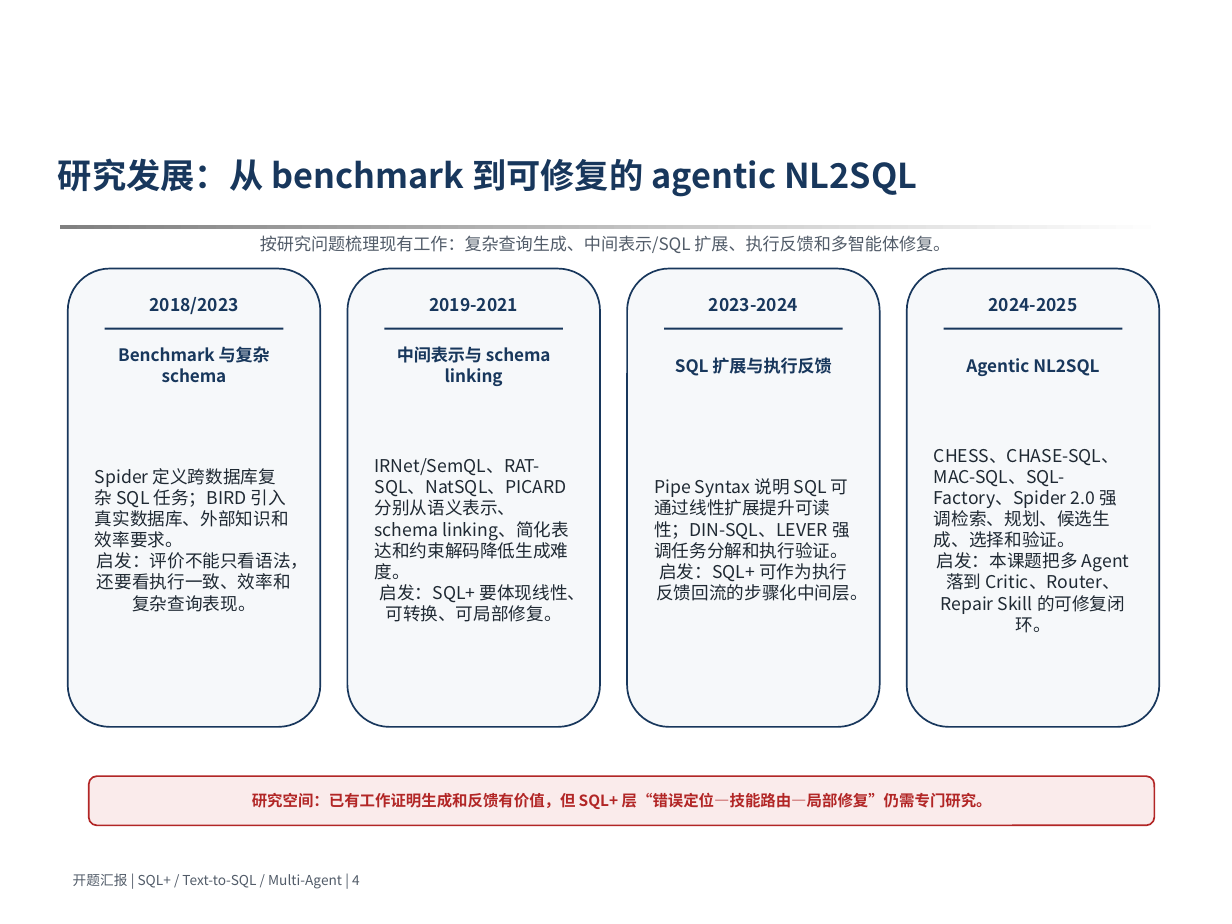
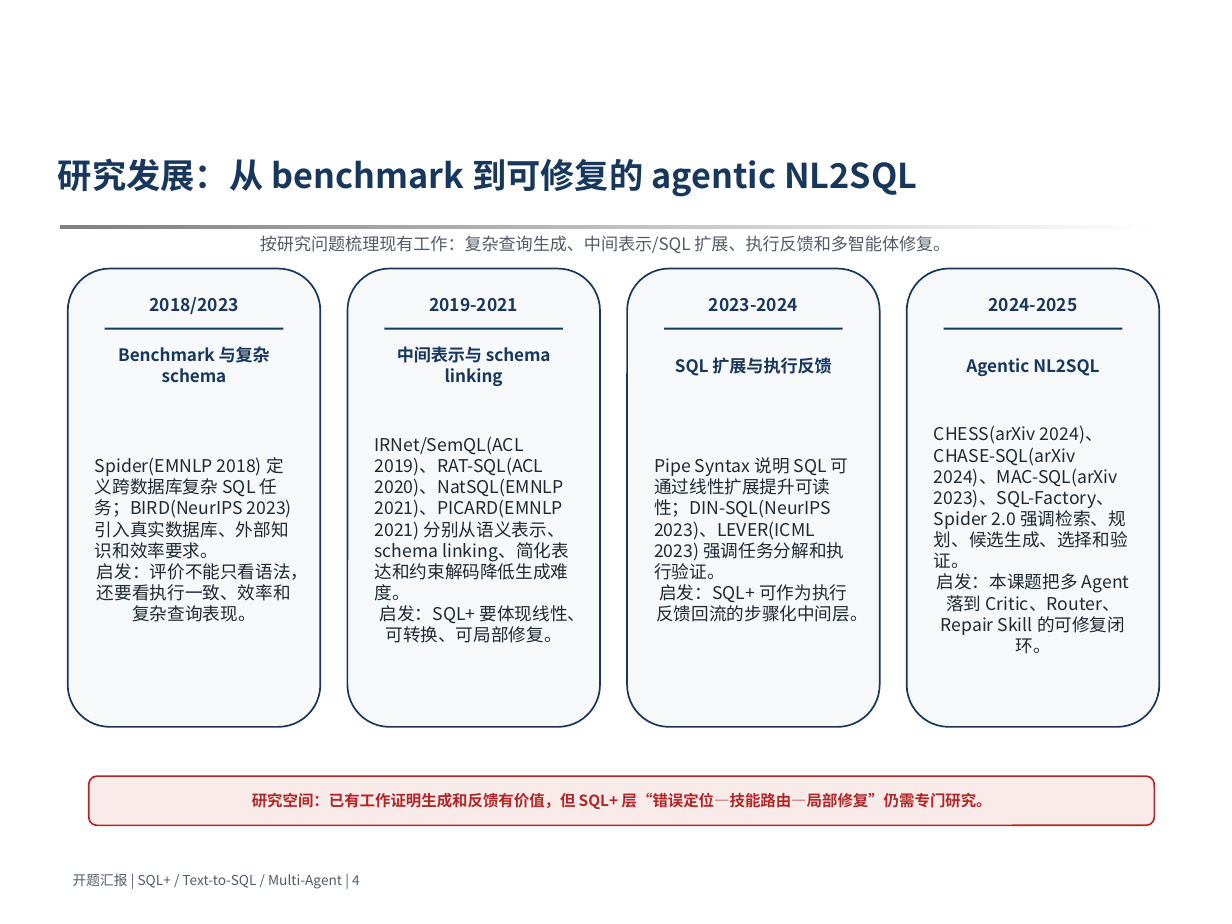
Before and after one commit to 3444374/nl2sql, a slide deck: slide 4 of docs/opening/opening_ppt_template_version_v6_long_notes.pptx. Drawn at 1232x924 pixels with LibreOffice and Linux fonts; fonts in the diff are those of the drawing; background and template pictures are left out. Boxes give left, top, right and bottom in pixels: in the first picture for what was removed or moved away, otherwise in the second. Text is boxed around its words. In the diff, an @@ line names an element or a change of style, - is before the commit and + after.

```diff
--- a/docs/opening/opening_ppt_template_version_v6_long_notes.pptx
+++ b/docs/opening/opening_ppt_template_version_v6_long_notes.pptx
@@ text at [375, 436, 586, 643]: text changed @@
-IRNet/SemQL、RAT-SQL、NatSQL、PICARD 分别从语义表示、schema linking、简化表达和约束解码降低生成难度。
-启发：SQL+ 要体现线性、可转换、可局部修复。
+IRNet/SemQL(ACL 2019)、RAT-SQL(ACL 2020)、NatSQL(EMNLP 2021)、PICARD(EMNLP 2021) 分别从语义表示、schema linking、简化表达和约束解码降低生成难度。
+启发：SQL+ 要体现线性、可转换、可局部修复。
@@ text at [934, 425, 1130, 654]: text changed @@
-CHESS、CHASE-SQL、MAC-SQL、SQL-Factory、Spider 2.0 强调检索、规划、候选生成、选择和验证。
-启发：本课题把多 Agent 落到 Critic、Router、Repair Skill 的可修复闭环。
+CHESS(arXiv 2024)、CHASE-SQL(arXiv 2024)、MAC-SQL(arXiv 2023)、SQL-Factory、Spider 2.0 强调检索、规划、候选生成、选择和验证。
+启发：本课题把多 Agent 落到 Critic、Router、Repair Skill 的可修复闭环。
@@ text at [95, 457, 308, 622]: text changed @@
-Spider 定义跨数据库复杂 SQL 任务；BIRD 引入真实数据库、外部知识和效率要求。
-启发：评价不能只看语法，还要看执行一致、效率和复杂查询表现。
+Spider(EMNLP 2018) 定义跨数据库复杂 SQL 任务；BIRD(NeurIPS 2023) 引入真实数据库、外部知识和效率要求。
+启发：评价不能只看语法，还要看执行一致、效率和复杂查询表现。
@@ text at [654, 457, 867, 622]: text changed @@
-Pipe Syntax 说明 SQL 可通过线性扩展提升可读性；DIN-SQL、LEVER 强调任务分解和执行验证。
-启发：SQL+ 可作为执行反馈回流的步骤化中间层。
+Pipe Syntax 说明 SQL 可通过线性扩展提升可读性；DIN-SQL(NeurIPS 2023)、LEVER(ICML 2023) 强调任务分解和执行验证。
+启发：SQL+ 可作为执行反馈回流的步骤化中间层。
```
Also in this commit, not shown: 2 other slides changed, 2 other files.
